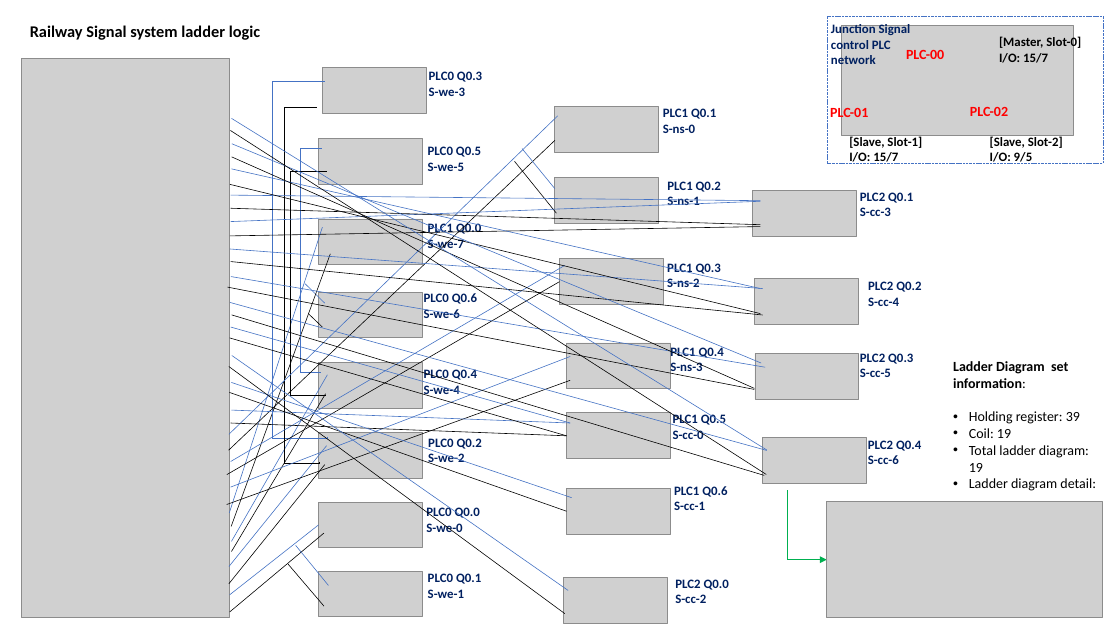
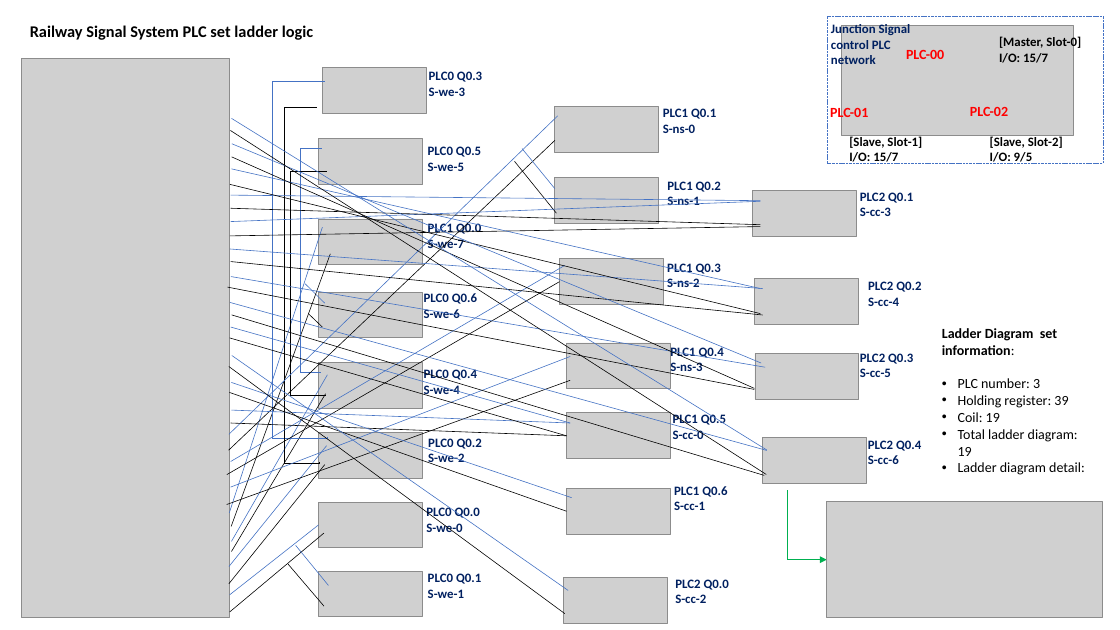
Before and after one commit to mrminhaz87/Railway-IT-OT-Demo, a slide deck: slide 6 of doc/designDoc.pptx (slide 5 before the commit). Drawn at 1120x630 pixels with LibreOffice and Linux fonts; fonts in the diff are those of the drawing; grey boxes stand for pictures. Boxes give left, top, right and bottom in pixels: in the first picture for what was removed or moved away, otherwise in the second. Text is boxed around its words. In the diff, an @@ line names an element or a change of style, - is before the commit and + after.

```diff
--- a/doc/designDoc.pptx
+++ b/doc/designDoc.pptx
@@ text at (x1=30, y1=25, x2=313, y2=40): text changed @@
-Railway Signal system ladder logic
+Railway Signal System PLC set ladder logic
@@ text "Ladder Diagram set information:" moved from (x1=953, y1=361, x2=1096, y2=491) to (x1=942, y1=328, x2=1085, y2=475) @@
@@ text at (x1=958, y1=378, x2=1040, y2=388): paragraph added @@
+• PLC number: 3
```
Also in this commit, not shown: 2 other slides changed, 2 slides added, 1 slide removed, 7 other files.
